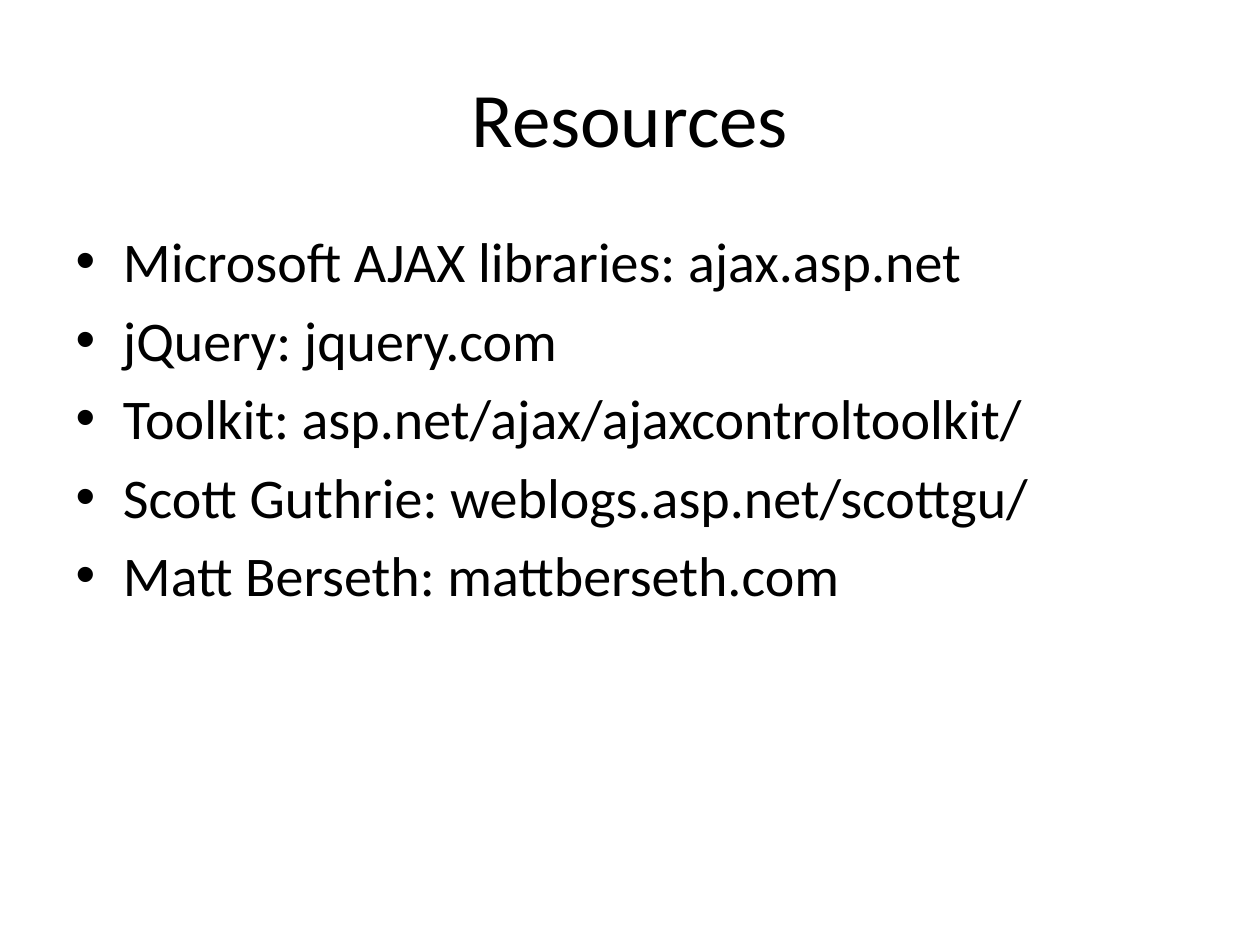
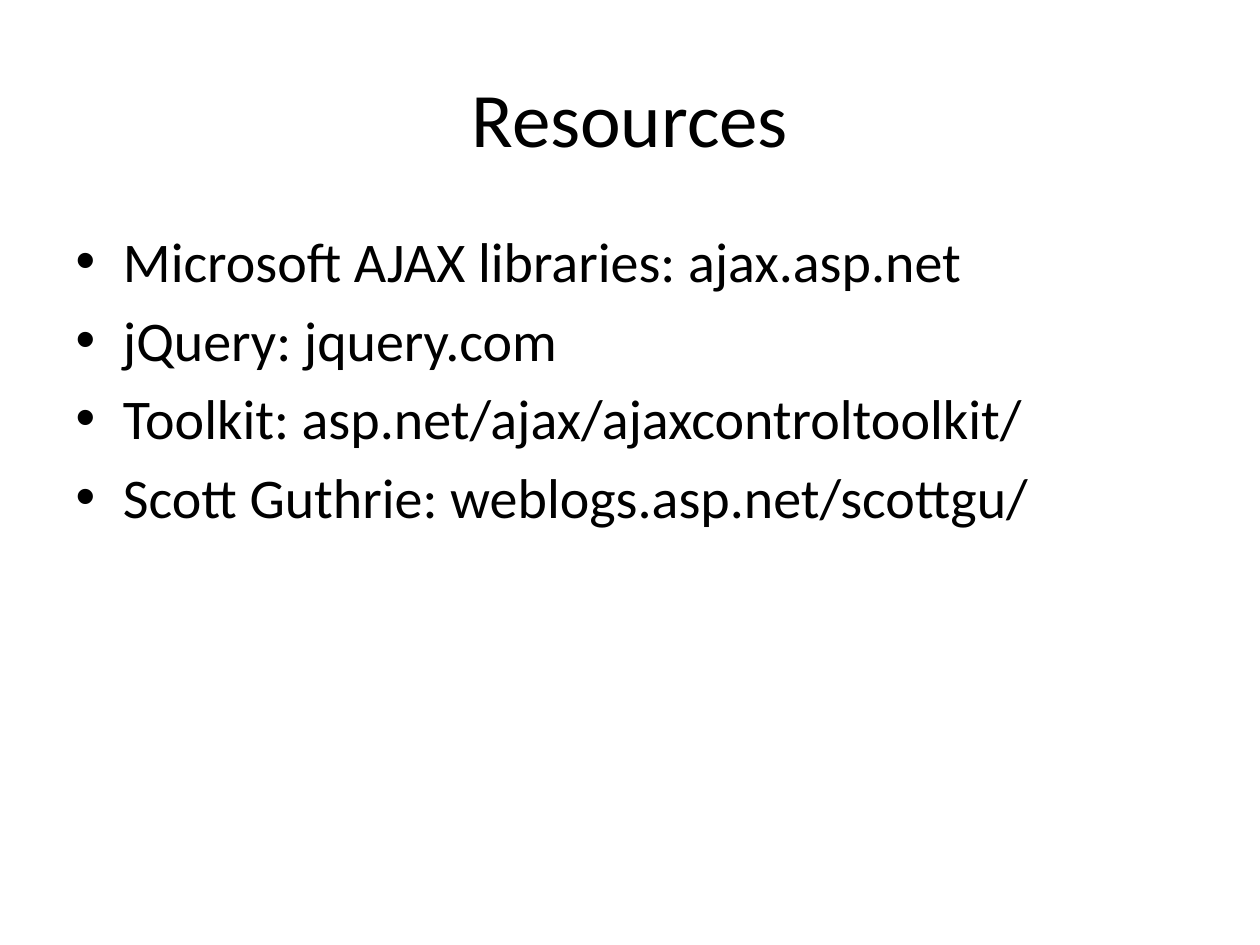
Before and after one commit to stevenharman/codeincubator, a slide deck: slide 18 of Samples/timwingfield/Intro-to-asp.net-ajax/.Net U AJAX - Slide Deck.pptx. Drawn at 1260x945 pixels with LibreOffice and Linux fonts; fonts in the diff are those of the drawing. Boxes give left, top, right and bottom in pixels: in the first picture for what was removed or moved away, otherwise in the second. Text is boxed around its words. In the diff, an @@ line names an element or a change of style, - is before the commit and + after.

```diff
--- a/Samples/timwingfield/Intro-to-asp.net-ajax/.Net U AJAX - Slide Deck.pptx
+++ b/Samples/timwingfield/Intro-to-asp.net-ajax/.Net U AJAX - Slide Deck.pptx
@@ text at (x1=123, y1=557, x2=839, y2=597): paragraph removed @@
-• Matt Berseth: mattberseth.com
```
Also in this commit, not shown: 1 other slide changed.
